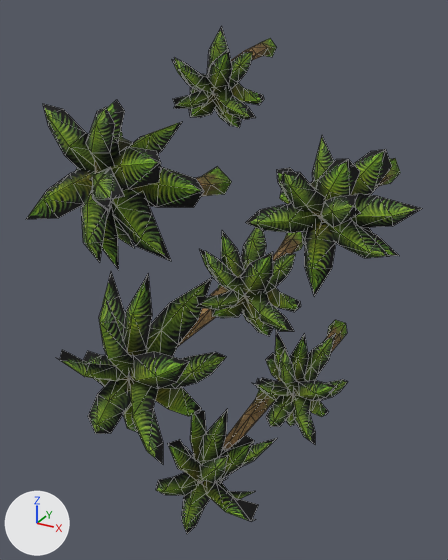
What one commit did to the OBJ model sceneobjs/huodong_fuben_188/common/huodong_fuben_188_yeshu_01.obj.
Both versions are drawn from a 50 mm lens placed at (403.0, -921.0, 370.0), pointed at (1.0, -190.0, 4.0). Every picture has the same lights, and +X, +Y and +Z are marked at lower left. Mesh edges are drawn as thin lines. Where no turn or scale is listed for an object, it has been applied to the vertices.

The scene before the commit, as lines of its bpy script (objects in view):
```python
me_huodong_fuben_188_yeshu_01 = bpy.data.meshes.new('huodong_fuben_188_yeshu_01')
me_huodong_fuben_188_yeshu_01.from_pydata(...)  # 1193 vertices, 1306 faces; spans x -209.0..268.0, y -389.0..6.0, z -410.0..348.0
me_huodong_fuben_188_yeshu_01.materials.append(mat_material_1)  # picture img_huodong_fuben_188_yeshu_01_png
ob_huodong_fuben_188_yeshu_01 = bpy.data.objects.new('huodong_fuben_188_yeshu_01', me_huodong_fuben_188_yeshu_01)
ob_huodong_fuben_188_yeshu_01.location = (0.0, 0.0, 0.0)
```
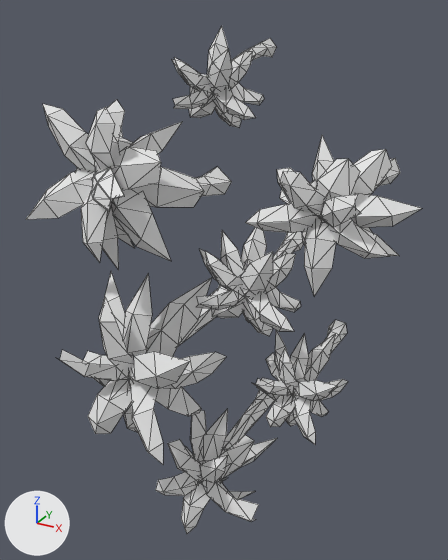
The change, as a list of edits to the scene's bpy script:
```text
Add mat_material_1_1:
    mat_material_1_1 = principled_material('material_1')
    mat_material_1_1.base_color = (0.8, 0.8, 0.8)  # white #e7e7e7
    mat_material_1_1.roughness = 1.0
Change me_huodong_fuben_188_yeshu_01:
    where me_huodong_fuben_188_yeshu_01.from_pydata(...)  # 1193 vertices, 1306 faces; spans x -209.0..268.0, y -389.0..6.0, z -410.0..348.0
    remove me_huodong_fuben_188_yeshu_01.materials.append(mat_material_1)  # picture img_huodong_fuben_188_yeshu_01_png
    add me_huodong_fuben_188_yeshu_01.materials.append(mat_material_1_1)  # white #e7e7e7
```

Pixel boxes (x1, y1, x2, y2) of what changed, in the pictures (448 x 560 px):
'huodong_fuben_188_yeshu_01', recoloured: (26, 26, 422, 534) in both
